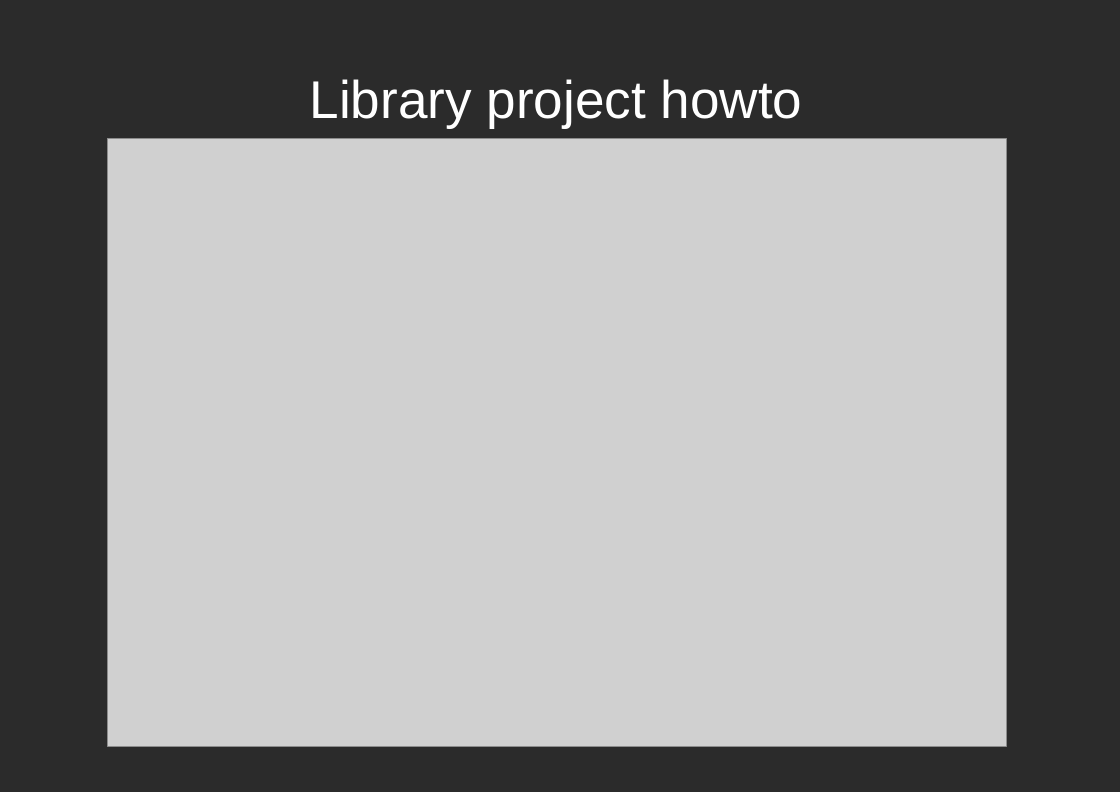
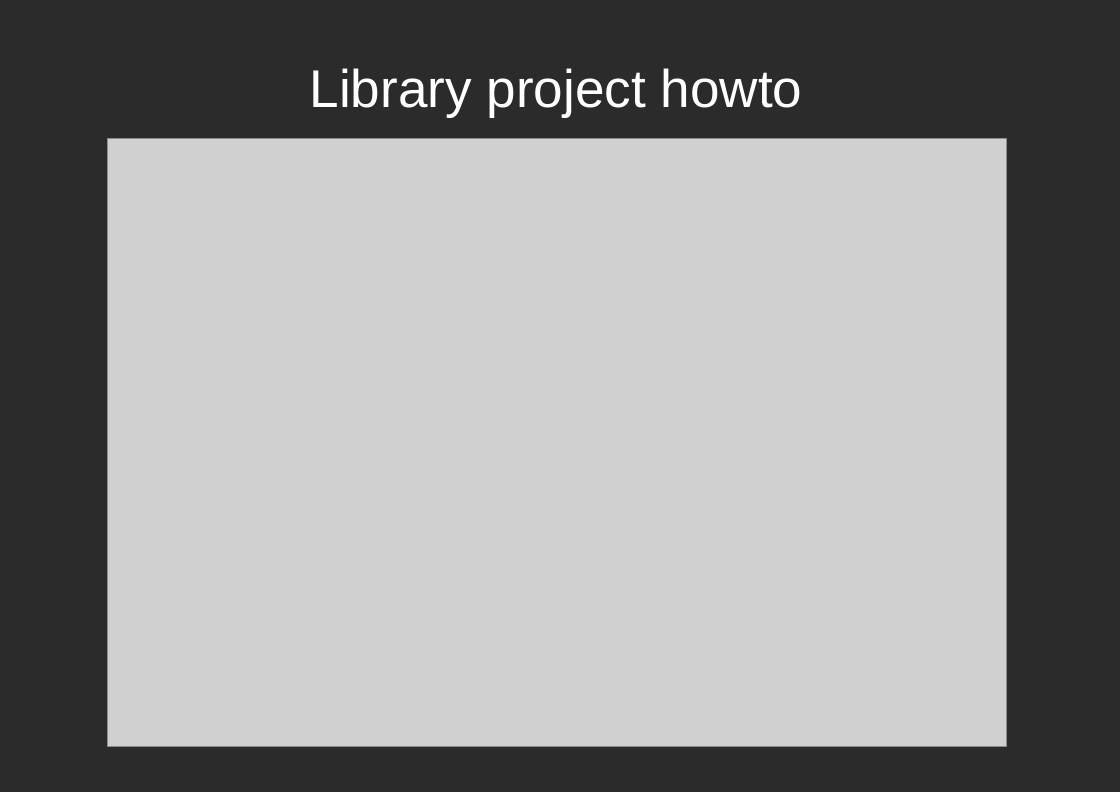
Before and after one commit to dodikk/iOS-articles, a slide deck: slide 7 of 3-iContiniousIntegration/ciPresentation.odp. Drawn at 1120x792 pixels with LibreOffice and Linux fonts; fonts in the diff are those of the drawing; grey boxes stand for pictures; background and template pictures are left out; a plain dark background stands for a picture behind light text. Boxes give left, top, right and bottom in pixels: in the first picture for what was removed or moved away, otherwise in the second. Text is boxed around its words. In the diff, an @@ line names an element or a change of style, - is before the commit and + after.

```diff
--- a/3-iContiniousIntegration/ciPresentation.odp
+++ b/3-iContiniousIntegration/ciPresentation.odp
@@ title "Library project howto": place and size @@
-title "Library project howto" at <box>310,79,803,128</box>
+title "Library project howto" at <box>310,68,803,117</box>
```
Also in this commit, not shown: 5 other slides changed, 2 slides removed, 1 other file.
